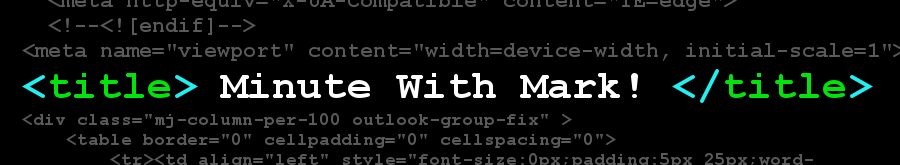
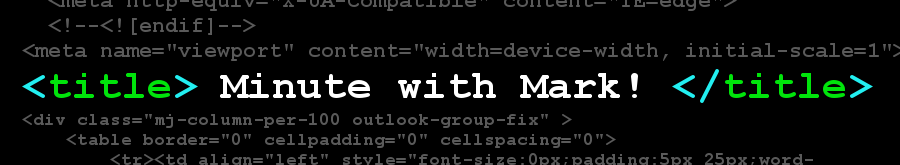
Before/after of a w=900, h=165 layered artwork. What changed in the layer stack:
renamed "<head> ..." to "<head> ... #1", painted on it over [left=396, top=75, right=423, bottom=98]
